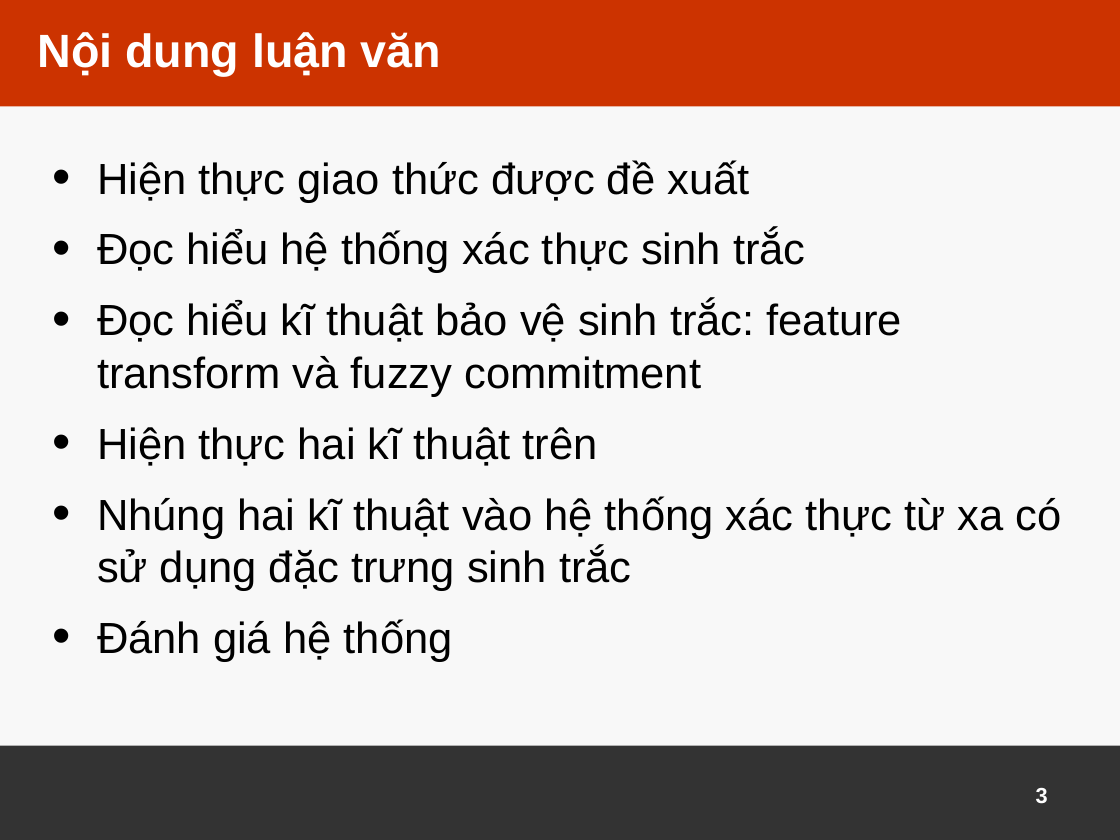
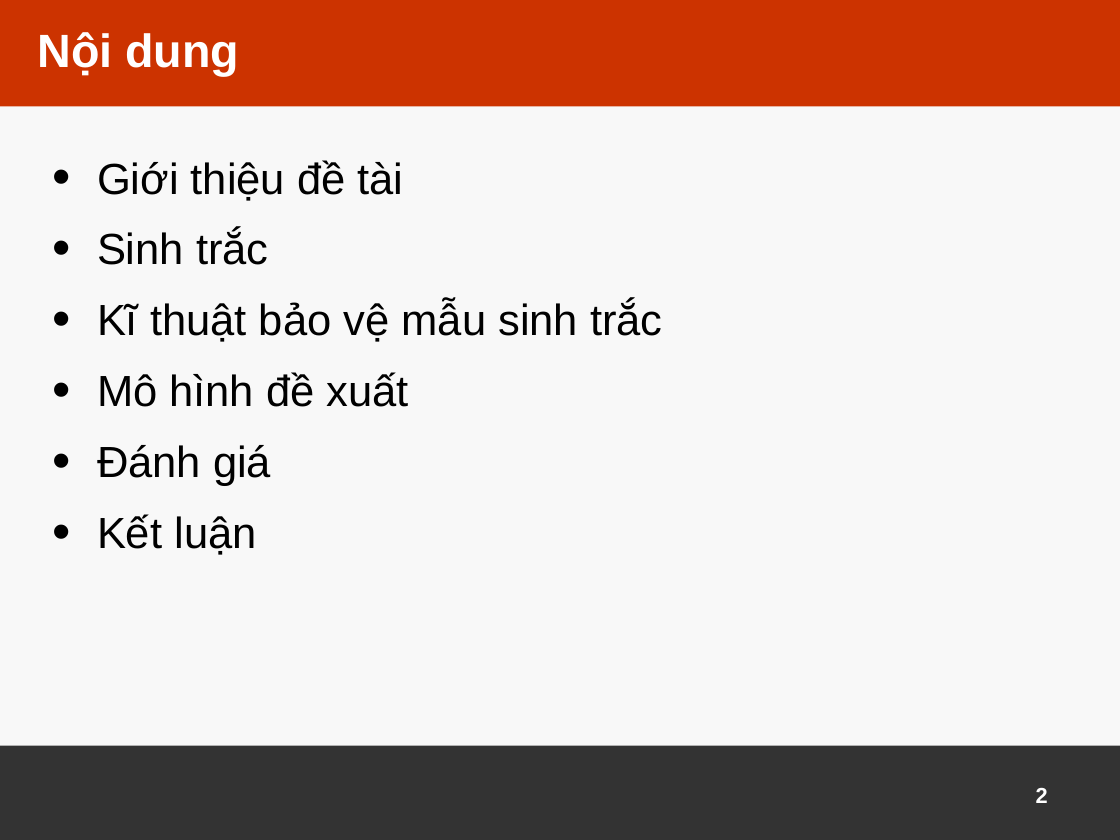
Before and after one commit to xnguyena2/test, a slide deck: slide 2 of Slide.pptx (slide 3 before the commit). Drawn at 1120x840 pixels with LibreOffice and Linux fonts; fonts in the diff are those of the drawing; background and template pictures are left out. Boxes give left, top, right and bottom in pixels: in the first picture for what was removed or moved away, otherwise in the second. Text is boxed around its words. In the diff, an @@ line names an element or a change of style, - is before the commit and + after.

```diff
--- a/Slide.pptx
+++ b/Slide.pptx
@@ title at (x1=37, y1=32, x2=239, y2=76): text changed @@
-Nội dung luận văn
+Nội dung
@@ text at (x1=97, y1=160, x2=663, y2=555): text changed @@
-• Hiện thực giao thức được đề xuất
-• Đọc hiểu hệ thống xác thực sinh trắc
-• Đọc hiểu kĩ thuật bảo vệ sinh trắc: feature transform và fuzzy commitment
-• Hiện thực hai kĩ thuật trên
-• Nhúng hai kĩ thuật vào hệ thống xác thực từ xa có sử dụng đặc trưng sinh trắc
-• Đánh giá hệ thống
+• Giới thiệu đề tài
+• Sinh trắc
+• Kĩ thuật bảo vệ mẫu sinh trắc
+• Mô hình đề xuất
+• Đánh giá
+• Kết luận
@@ page number at (x1=1036, y1=788, x2=1048, y2=803): text changed @@
-3
+2
```
Also in this commit, not shown: 15 other slides changed, 9 slides added, 1 slide removed, 1 other file.
